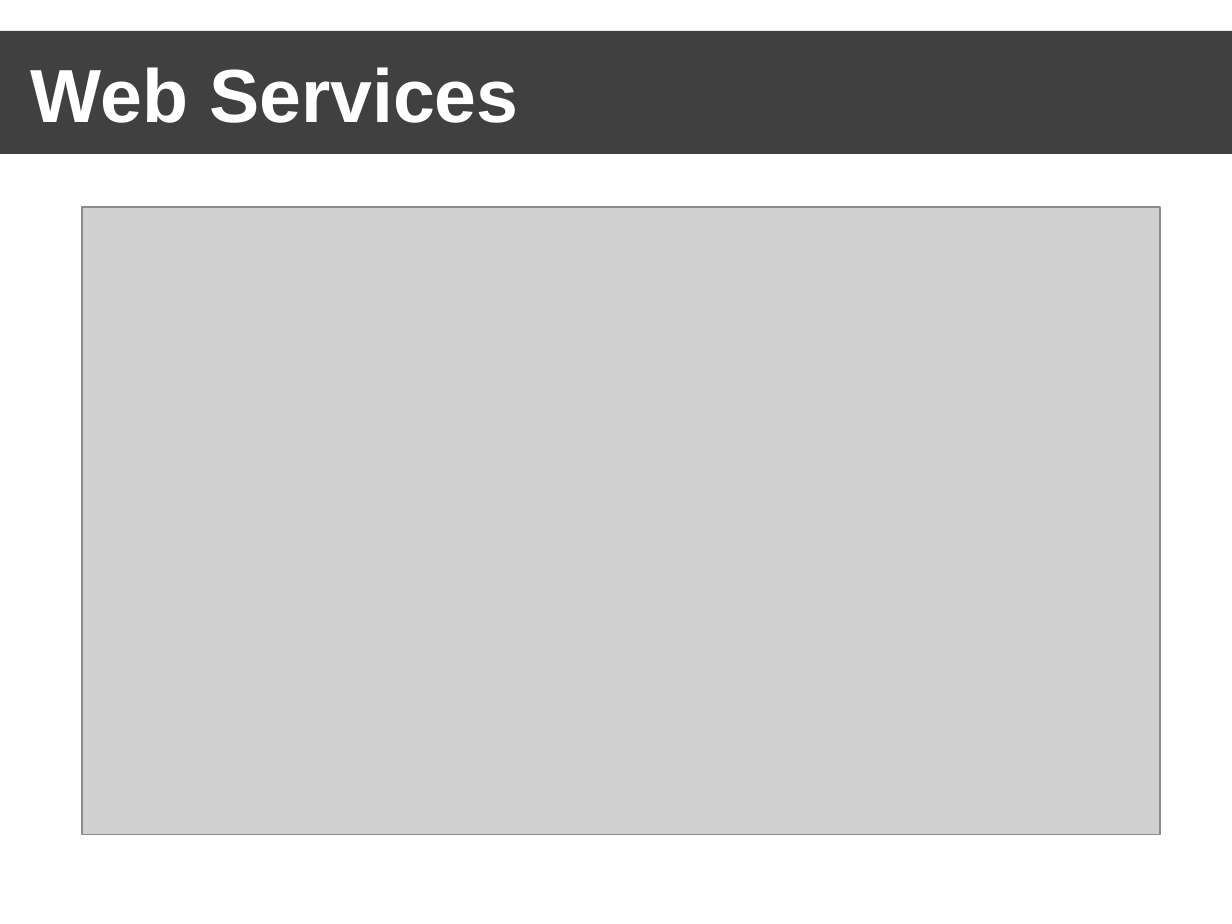
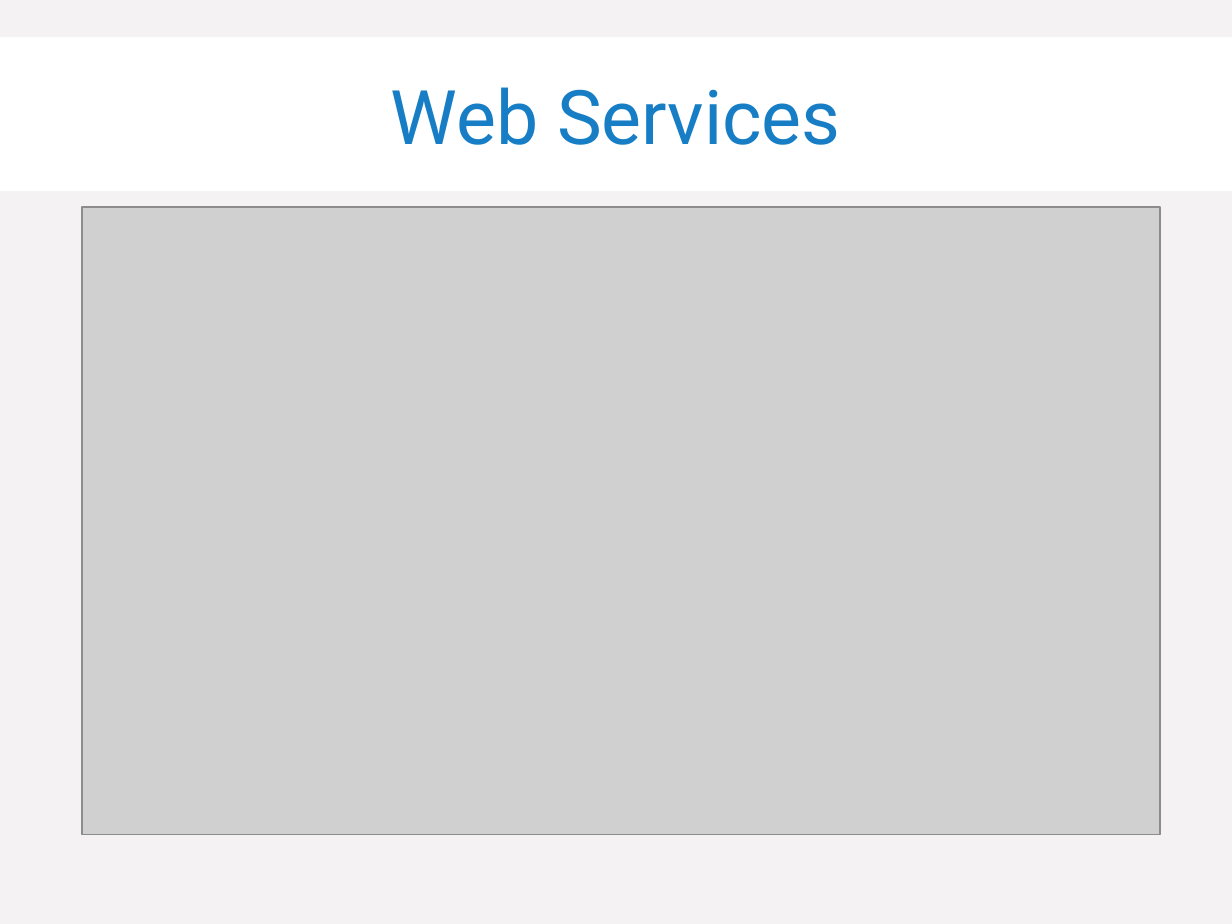
Before and after one commit to jbogard/presentations, a slide deck: slide 12 of KeepIntegrationSaneWithNServiceBus/Keeping Integration Sane with NServiceBus.pptx (slide 5 before the commit). Drawn at 1232x924 pixels with LibreOffice and Linux fonts; fonts in the diff are those of the drawing; grey boxes stand for pictures; background and template pictures are left out. Boxes give left, top, right and bottom in pixels: in the first picture for what was removed or moved away, otherwise in the second. Text is boxed around its words. In the diff, an @@ line names an element or a change of style, - is before the commit and + after.

```diff
--- a/KeepIntegrationSaneWithNServiceBus/Keeping Integration Sane with NServiceBus.pptx
+++ b/KeepIntegrationSaneWithNServiceBus/Keeping Integration Sane with NServiceBus.pptx
@@ background picture (left out) to #F4F2F2 @@
@@ title "Web Services": place and size @@
-title "Web Services" at (0, 31, 1232, 154)
+title "Web Services" at (0, 37, 1232, 191)
@@ title "Web Services" at (0, 37, 1232, 191): font Arial to Roboto, text colour #FFFFFF to #177EC5, bold off; alignment left to centre; fill #000000 at 75% opacity to #FFFFFF @@
```
Also in this commit, not shown: 4 other slides changed, 10 slides added, 4 slides removed, 4 other files.
